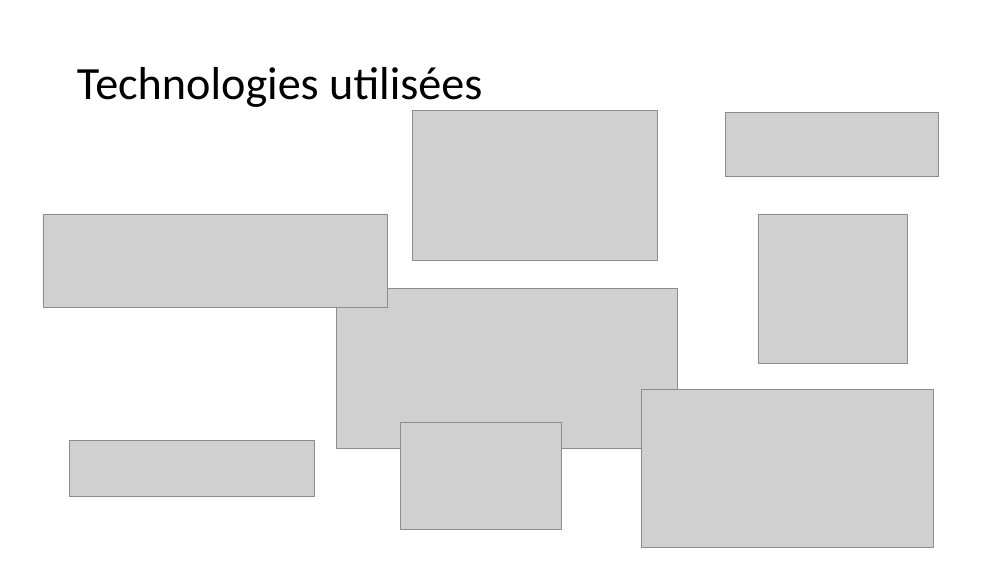
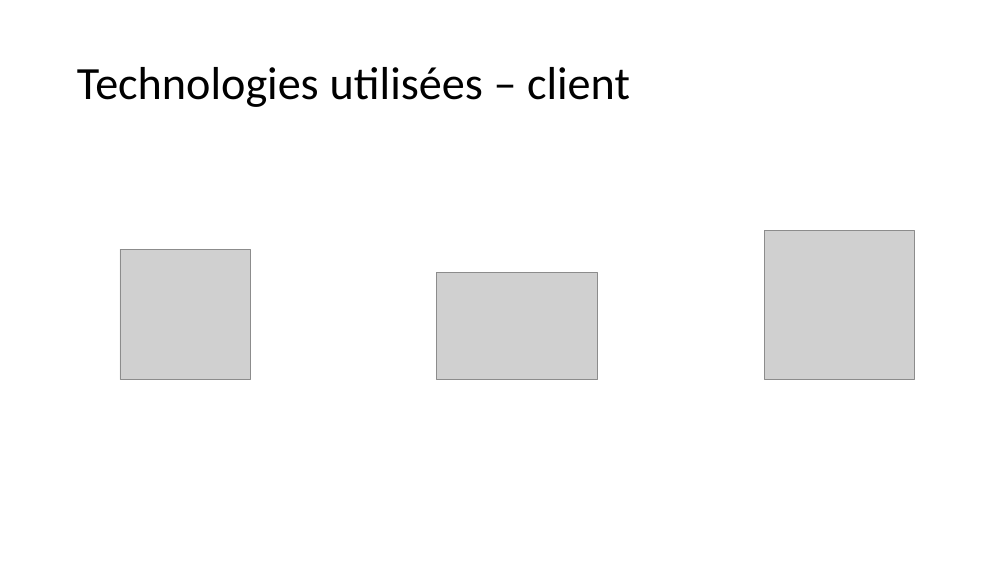
Before and after one commit to pikkle/chaton, a slide deck: slide 6 of docs/presentation_intermediaire.pptx (slide 5 before the commit). Drawn at 1008x567 pixels with LibreOffice and Linux fonts; fonts in the diff are those of the drawing; grey boxes stand for pictures. Boxes give left, top, right and bottom in pixels: in the first picture for what was removed or moved away, otherwise in the second. Text is boxed around its words. In the diff, an @@ line names an element or a change of style, - is before the commit and + after.

```diff
--- a/docs/presentation_intermediaire.pptx
+++ b/docs/presentation_intermediaire.pptx
@@ title at (x1=77, y1=67, x2=630, y2=107): text changed @@
-Technologies utilisées
+Technologies utilisées – client
@@ picture removed at (x1=413, y1=110, x2=658, y2=261) @@
@@ picture removed at (x1=725, y1=112, x2=938, y2=177) @@
@@ picture removed at (x1=43, y1=214, x2=387, y2=308) @@
@@ picture moved from (x1=758, y1=214, x2=908, y2=364) to (x1=765, y1=231, x2=914, y2=380) @@
@@ picture added at (x1=120, y1=249, x2=250, y2=380) @@
@@ picture removed at (x1=337, y1=288, x2=678, y2=448) @@
@@ picture moved from (x1=401, y1=422, x2=561, y2=529) to (x1=437, y1=273, x2=597, y2=380) @@
@@ picture removed at (x1=642, y1=389, x2=933, y2=547) @@
@@ picture removed at (x1=70, y1=440, x2=315, y2=497) @@
```
Also in this commit, not shown: 6 other slides changed, 5 slides added, 6 other files.
